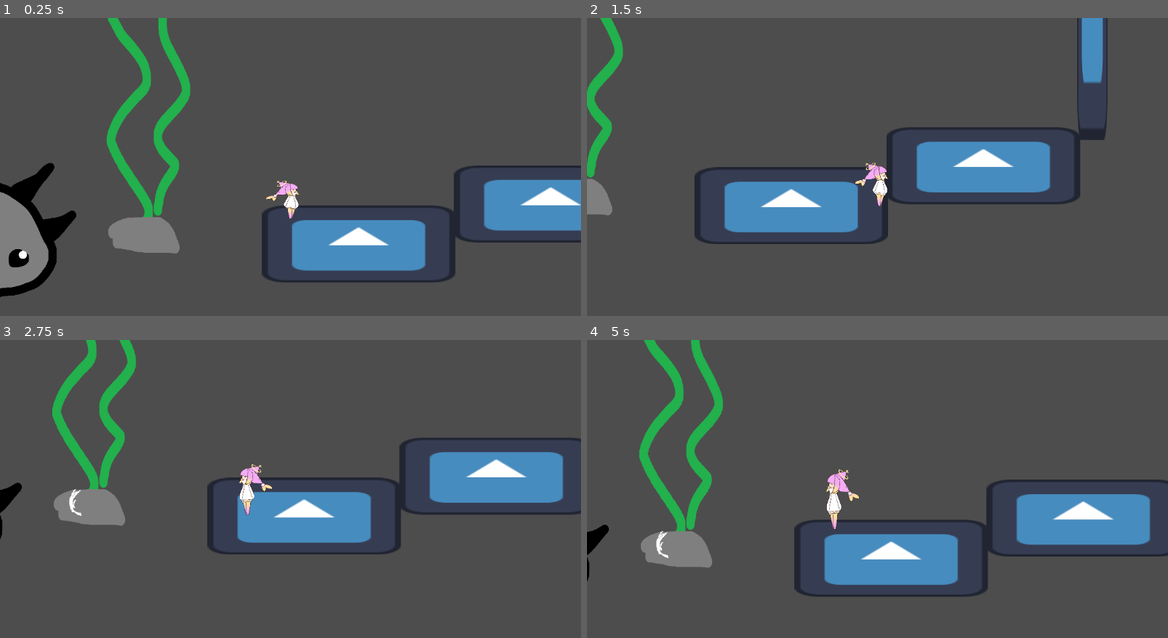
Above: before the commit, frames 1-4 (two rows, left to right).
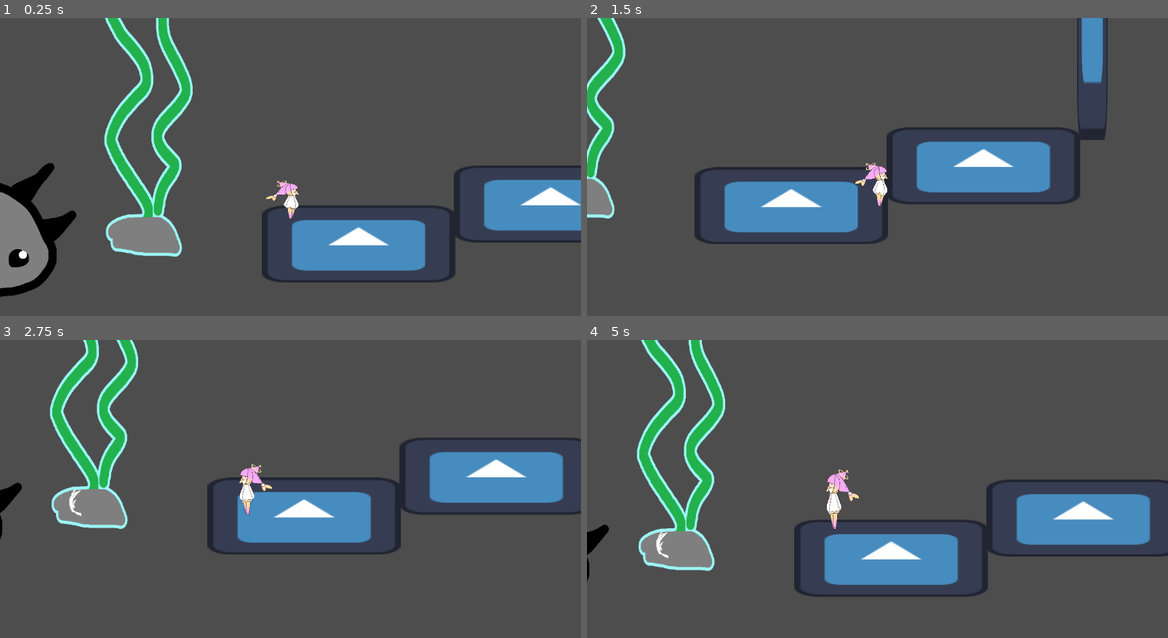
Above: after the commit, the same moments.

Repository: maedi05/whale-game-prototype
Game: Godot game, scene res://Scenes/test_level_1.tscn
Two runs of this game, one before a commit and one after it. Both use one fixed random seed, a clock stepped at 60 frames per second and the inputs below. The engine's default icon, where the game draws it, is replaced by a stand-in: a white triangle on a blue panel in a dark square.
Inputs (mouse positions are in pixels of both pictures, inside the frame that each line leads up to):
- Up to frame 1 (0.25 s): no input
- Up to frame 2 (1.5 s): move the mouse to (1005, 164) at 0.52 s; hold D (right) from 0.53 s (still down); tap Ctrl (dash) at 0.6 s; tap Space (jump) at 0.77 s; move the mouse to (761, 196) at 1.27 s; tap Shift (run) at 1.35 s
- Up to frame 3 (2.75 s): tap Space (jump) at 1.52 s; move the mouse to (348, 432) at 2.02 s; release D (right) at 2.03 s; hold A (left) from 2.03 s (still down); click (348, 432) at 2.1 s
- Up to frame 4 (5 s): move the mouse to (848, 569) at 2.77 s; release A (left) at 2.78 s; hold D (right) 2.78-4.28 s; tap Ctrl (dash) at 2.85 s; tap Space (jump) at 3.02, 3.77, 4.52 s; move the mouse to (1051, 551) at 3.52 s; hold Shift (run) 3.53-4.28 s; move the mouse to (703, 453) at 4.27 s; hold A (left) from 4.28 s (still down); click (703, 453) at 4.35 s

The runs differ from the first frame. In frame 1, 1.9% of the frame differs, in the area x 17-34%, y 0-81%; in frame 2, 0.7%; in frame 3, 1.5%; in frame 4, 1.8%.

Commit message:
added outline shader

Diff:
--- a/Scenes/water_plant.tscn
+++ b/Scenes/water_plant.tscn
@@ -2,6 +2,20 @@
 
 [ext_resource type="Texture2D" uid="uid://2qacbt0riy25" path="res://Sprites/Game elements/Environment/water plant.png" id="1_chesd"]
 [ext_resource type="Script" uid="uid://cx3sspalujr8b" path="res://Scripts/water_plant.gd" id="1_vum3w"]
+[ext_resource type="Shader" uid="uid://n6w11ewgguvs" path="res://Shader/outline_shader.gdshader" id="2_ayx25"]
+
+[sub_resource type="ShaderMaterial" id="ShaderMaterial_xcmdi"]
+resource_local_to_scene = true
+shader = ExtResource("2_ayx25")
+shader_parameter/thickness = 11.6750005545625
+shader_parameter/ring_count = 15
+shader_parameter/ring_offset = 0.0
+shader_parameter/outline_color = Color(0.60872877, 0.9625811, 0.9620275, 1)
+shader_parameter/border_clipping_fix = true
+shader_parameter/aspect_ratio = 1.0
+shader_parameter/square_border = false
+shader_parameter/offset = Vector2(0, 0)
+shader_parameter/max_or_add = false
 
 [sub_resource type="CapsuleShape2D" id="CapsuleShape2D_vum3w"]
 radius = 16.0
@@ -13,6 +27,7 @@
 script = ExtResource("1_vum3w")
 
 [node name="Sprite2D" type="Sprite2D" parent="." unique_id=386607495]
+material = SubResource("ShaderMaterial_xcmdi")
 position = Vector2(0, -74.00001)
 scale = Vector2(0.12888417, 0.18008476)
 texture = ExtResource("1_chesd")
--- /dev/null
+++ b/Shader/outline_shader.gdshader
@@ -0,0 +1,69 @@
+shader_type canvas_item;
+render_mode unshaded;
+
+uniform float thickness : hint_range(0.0, 100.0);
+uniform int ring_count : hint_range(1,128) = 16;
+uniform float ring_offset : hint_range(0.0, 1.0, 0.01);
+uniform vec4 outline_color : source_color;
+uniform bool border_clipping_fix = true;
+uniform float aspect_ratio : hint_range(0.1, 10.0, 0.01) = 1.0;
+uniform bool square_border = false;
+uniform vec2 offset;
+uniform bool max_or_add = false;
+
+void vertex(){
+	if (border_clipping_fix){
+		vec2 o = (UV * 2.0 - 1.0);
+		VERTEX += o * thickness - offset;
+		VERTEX.x *= 1.0 + (aspect_ratio-1.0) * (thickness * TEXTURE_PIXEL_SIZE.x) * 2.0;
+	}
+}
+
+vec2 square(float i){ // samples a square pattern
+	i *= 2.0;
+	return (vec2(
+		clamp(abs(mod(i,2.0)-1.0),0.25,0.75),
+		clamp(abs(mod(i+0.5,2.0)-1.0),0.25,0.75)
+		)-0.5)*4.0;
+}
+
+vec4 tex(sampler2D sampler, vec2 uv){
+	vec4 clr;
+	if (uv.x > 0.0 && uv.y > 0.0 && uv.x < 1.0 && uv.y < 1.0){ // bleeding texture sampling fix
+		clr = texture(sampler, uv);
+	}else{clr = vec4(0.0);}
+	return clr;
+}
+
+void fragment(){
+	vec2 o = offset / vec2(textureSize(TEXTURE, 0));
+	vec2 uv = UV;
+	uv -= vec2(0.5);
+	if (border_clipping_fix){
+		uv.x *= 1.0 + (aspect_ratio-1.0) * thickness * TEXTURE_PIXEL_SIZE.x * 2.0;
+		uv *= (1.0 + (thickness * TEXTURE_PIXEL_SIZE * 2.0));
+		uv -= o;
+		}
+	uv += vec2(0.5);
+	vec2 size = vec2(thickness) / vec2(textureSize(TEXTURE, 0));
+
+	vec4 sprite_color = tex(TEXTURE, uv);
+
+	float alpha = sprite_color.a;
+	if (square_border){
+		for(int i=0;i<ring_count;++i){
+			float r = float(i) / float(ring_count) + ring_offset;
+			alpha = max(alpha,texture(TEXTURE, uv + o + size * square(r) * vec2(aspect_ratio,1.0)).a * outline_color.a);}// texture sampling fix is disabled because both with and without give the same result
+	}else{
+		for(int i=0;i<ring_count;++i){
+			float r = float(i) * 3.14159 / float(ring_count) * 2.0 + ring_offset;
+			if (max_or_add){
+				alpha = alpha+tex(TEXTURE, uv + o +  vec2(size.x * sin(r) * aspect_ratio, size.y * cos(r))).a * outline_color.a;
+			}else{
+				alpha = max(alpha,tex(TEXTURE, uv + o +  vec2(size.x * sin(r) * aspect_ratio, size.y * cos(r))).a * outline_color.a);
+			}
+		}
+	}
+    vec3 final_color = mix(outline_color.rgb, sprite_color.rgb, sprite_color.a);
+    COLOR = vec4(final_color, clamp(alpha, 0.0, 1.0));
+}
Not shown, added: Shader/outline_shader.gdshader.uid
